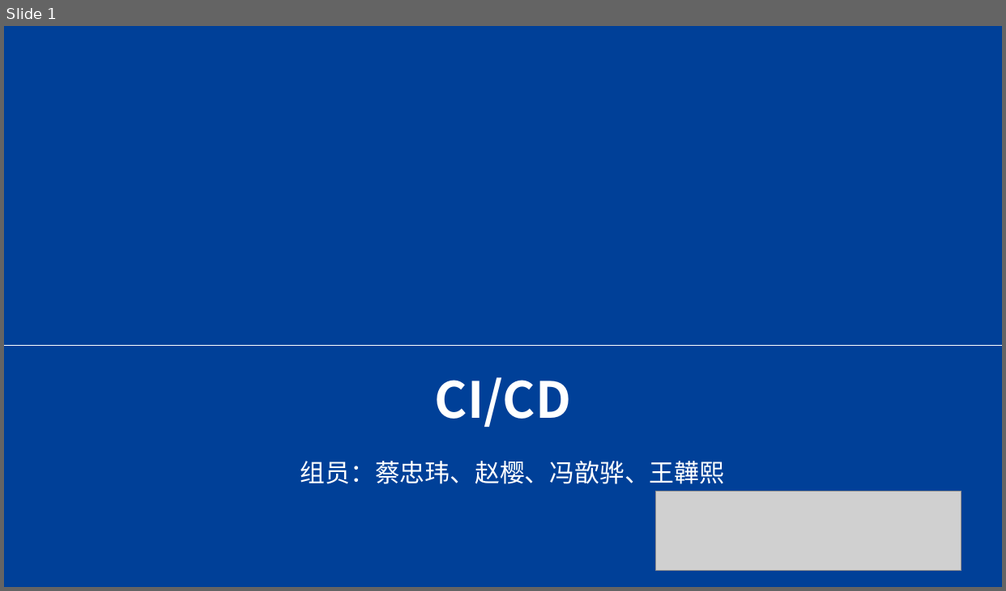
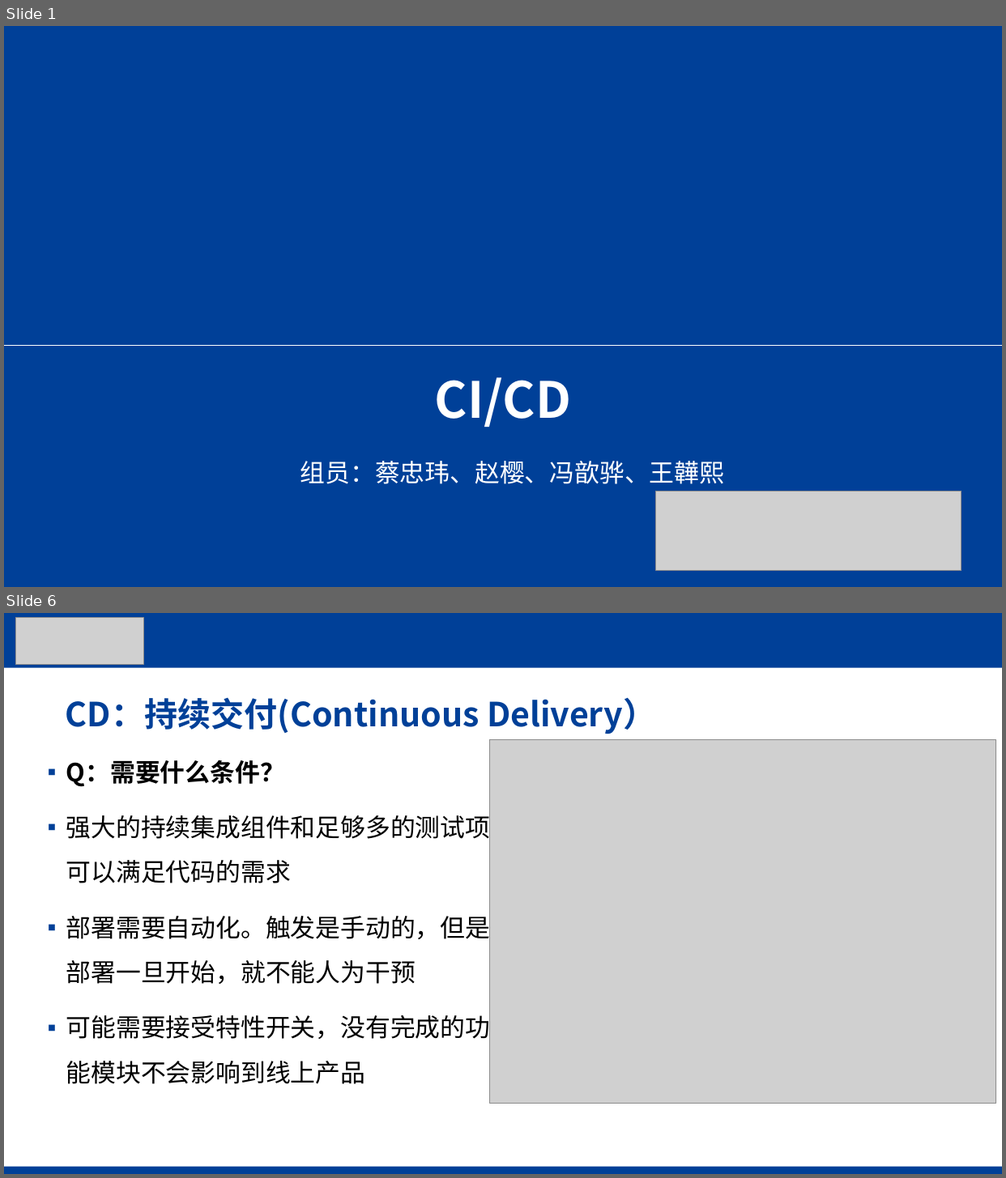
Before and after one commit to sansazhao/CI-CD, a slide deck: CICD介绍.pptx. Shown one above the other, each under a label of ours: slide 1 before the commit, slides 1 and 6 after it; the slides between them are not shown. The pictures are 1006x591 and 1006x1178 pixels, drawn with LibreOffice and Linux fonts; fonts in the diff are those of the drawing; grey boxes stand for pictures; background and template pictures are left out. Boxes give left, top, right and bottom in pixels: in the first picture for what was removed or moved away, otherwise in the second. Text is boxed around its words. In the diff, an @@ line names an element or a change of style, - is before the commit and + after.

```diff
--- a/CICD介绍.pptx
+++ b/CICD介绍.pptx
@@ slide 6 added at [4,613,1002,1174], background #FFFFFF @@
@@ rectangle added at [4,613,1002,667], fill #004098 @@
@@ picture added at [15,618,143,665] @@
@@ title added at [66,697,656,735], 32 pt, text #004098, bold @@
+CD：持续交付(Continuous Delivery）
@@ picture added at [490,739,996,1103] @@
@@ text added at [66,760,491,1084], 24 pt, text #000000 @@
+▪ Q：需要什么条件？
+▪ 强大的持续集成组件和足够多的测试项可以满足代码的需求
+▪ 部署需要自动化。触发是手动的，但是部署一旦开始，就不能人为干预
+▪ 可能需要接受特性开关，没有完成的功能模块不会影响到线上产品
@@ rectangle added at [4,1167,1002,1174], fill #004098 @@
```
Also in this commit, not shown: 6 slides changed, 5 other slides added.
